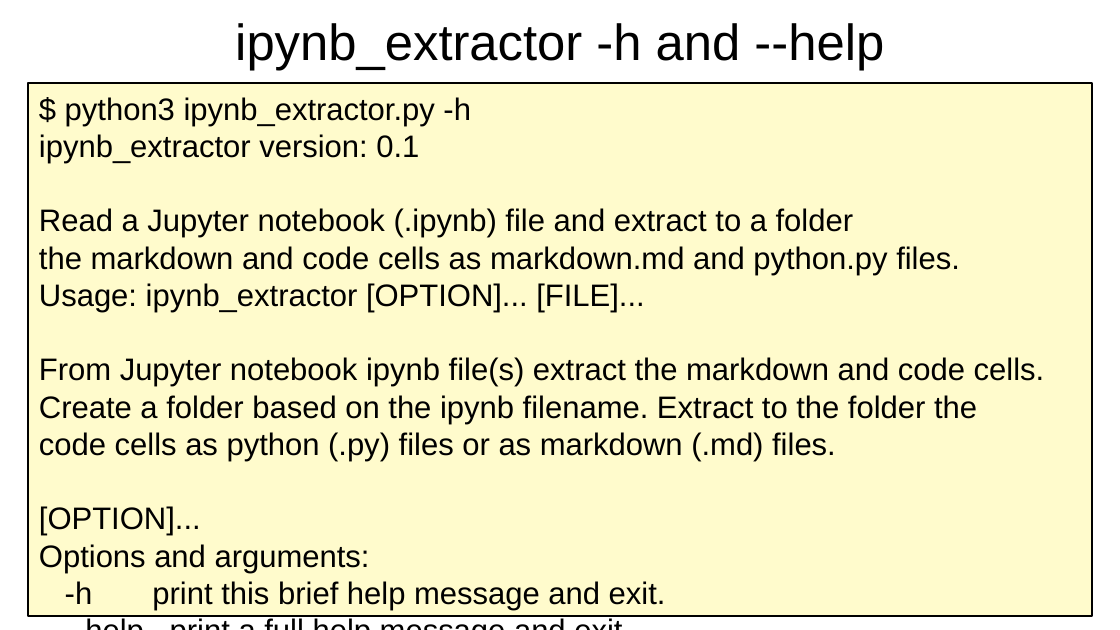
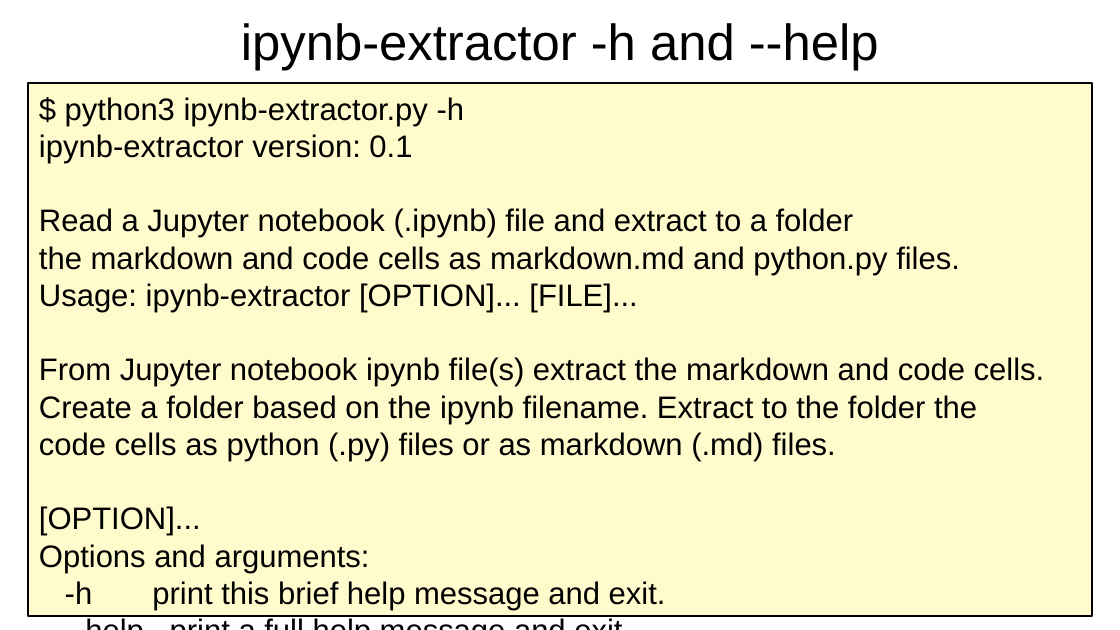
Before and after one commit to irsbugs/ipynb-extractor, a slide deck: slide 11 of ipynb_extractor_presentation.odp. Drawn at 1120x630 pixels with LibreOffice and Linux fonts; fonts in the diff are those of the drawing. Boxes give left, top, right and bottom in pixels: in the first picture for what was removed or moved away, otherwise in the second. Text is boxed around its words. In the diff, an @@ line names an element or a change of style, - is before the commit and + after.

Commit message:
update-extractor

```diff
--- a/ipynb_extractor_presentation.odp
+++ b/ipynb_extractor_presentation.odp
@@ title at box(241, 23, 879, 71): text changed @@
-ipynb_extractor -h and --help
+ipynb-extractor -h and --help
@@ text in rectangle at box(39, 97, 465, 163): text changed @@
-$ python3 ipynb_extractor.py -h
-ipynb_extractor version: 0.1
+$ python3 ipynb-extractor.py -h
+ipynb-extractor version: 0.1
@@ text in rectangle at box(39, 283, 637, 312): text changed @@
-Usage: ipynb_extractor [OPTION]... [FILE]...
+Usage: ipynb-extractor [OPTION]... [FILE]...
```
Also in this commit, not shown: 9 other slides changed.
